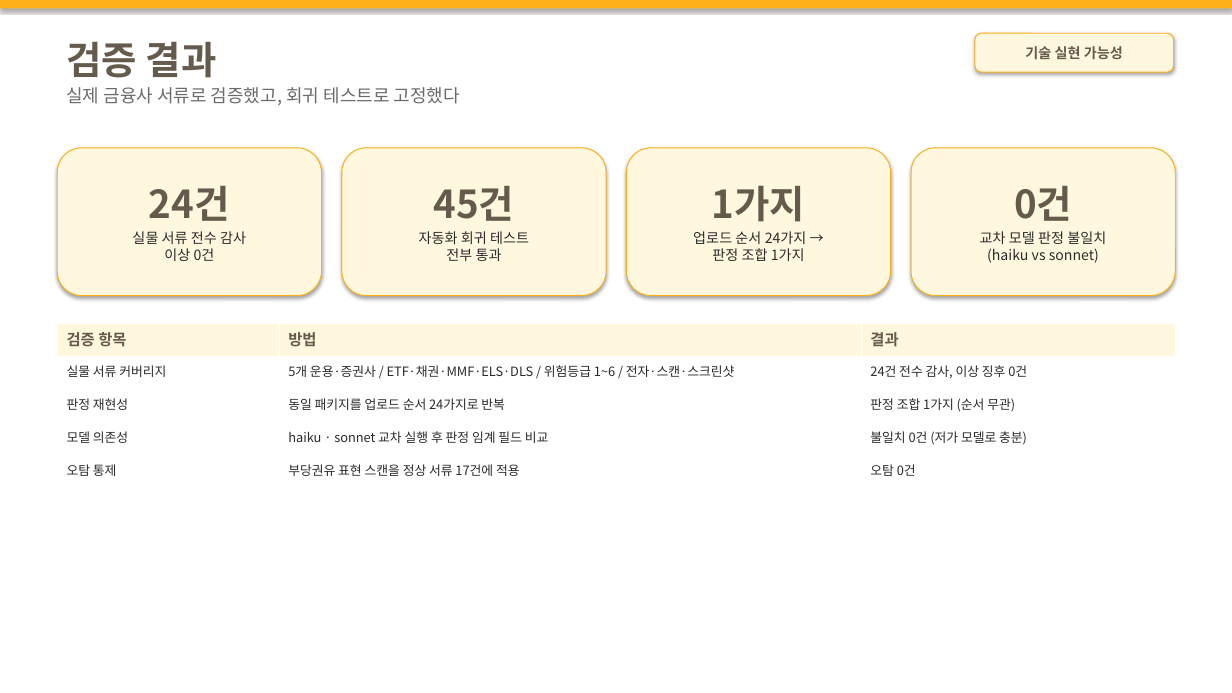
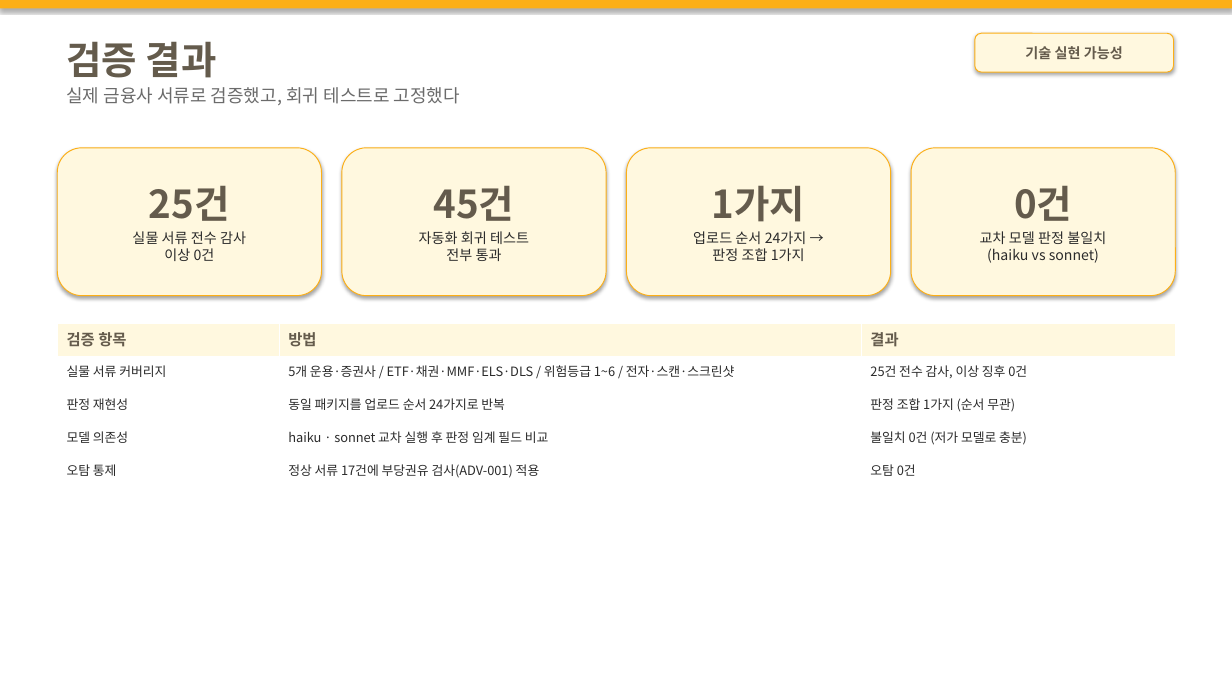
Before and after one commit to M0282/26KBAI_LW, a slide deck: slide 14 of docs/기술설명서_초안.pptx. Drawn at 1232x693 pixels with LibreOffice and Linux fonts; fonts in the diff are those of the drawing. Boxes give left, top, right and bottom in pixels: in the first picture for what was removed or moved away, otherwise in the second. Text is boxed around its words. In the diff, an @@ line names an element or a change of style, - is before the commit and + after.

```diff
--- a/docs/기술설명서_초안.pptx
+++ b/docs/기술설명서_초안.pptx
@@ text in rounded rectangle at (149,186,230,221): text changed @@
-24건
+25건
@@ table at (57,323,1176,490) @@
-row 2, column 3: 24건 전수 감사, 이상 징후 0건
+row 2, column 3: 25건 전수 감사, 이상 징후 0건
-row 5, column 2: 부당권유 표현 스캔을 정상 서류 17건에 적용
+row 5, column 2: 정상 서류 17건에 부당권유 검사(ADV-001) 적용
```
Also in this commit, not shown: 4 other slides changed, 2 other files.
